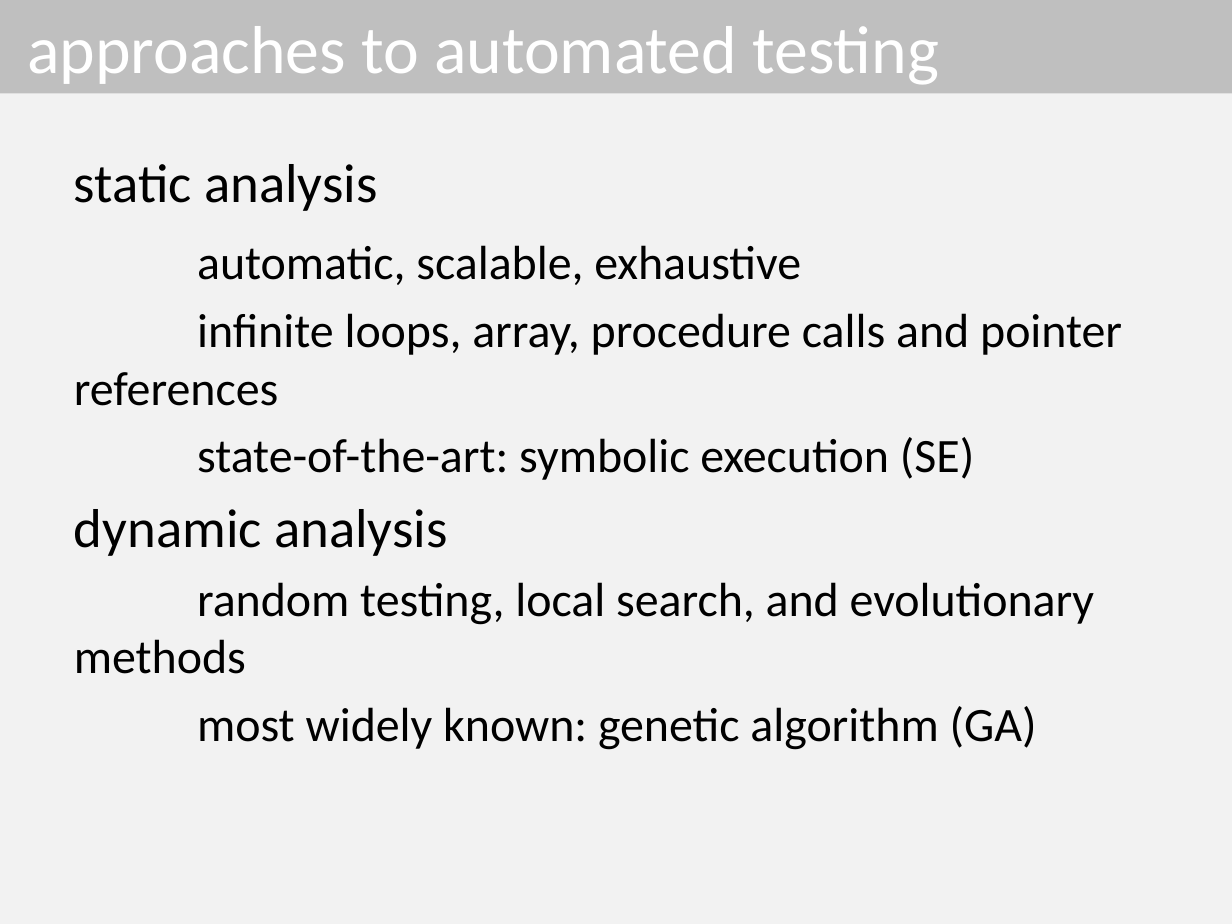
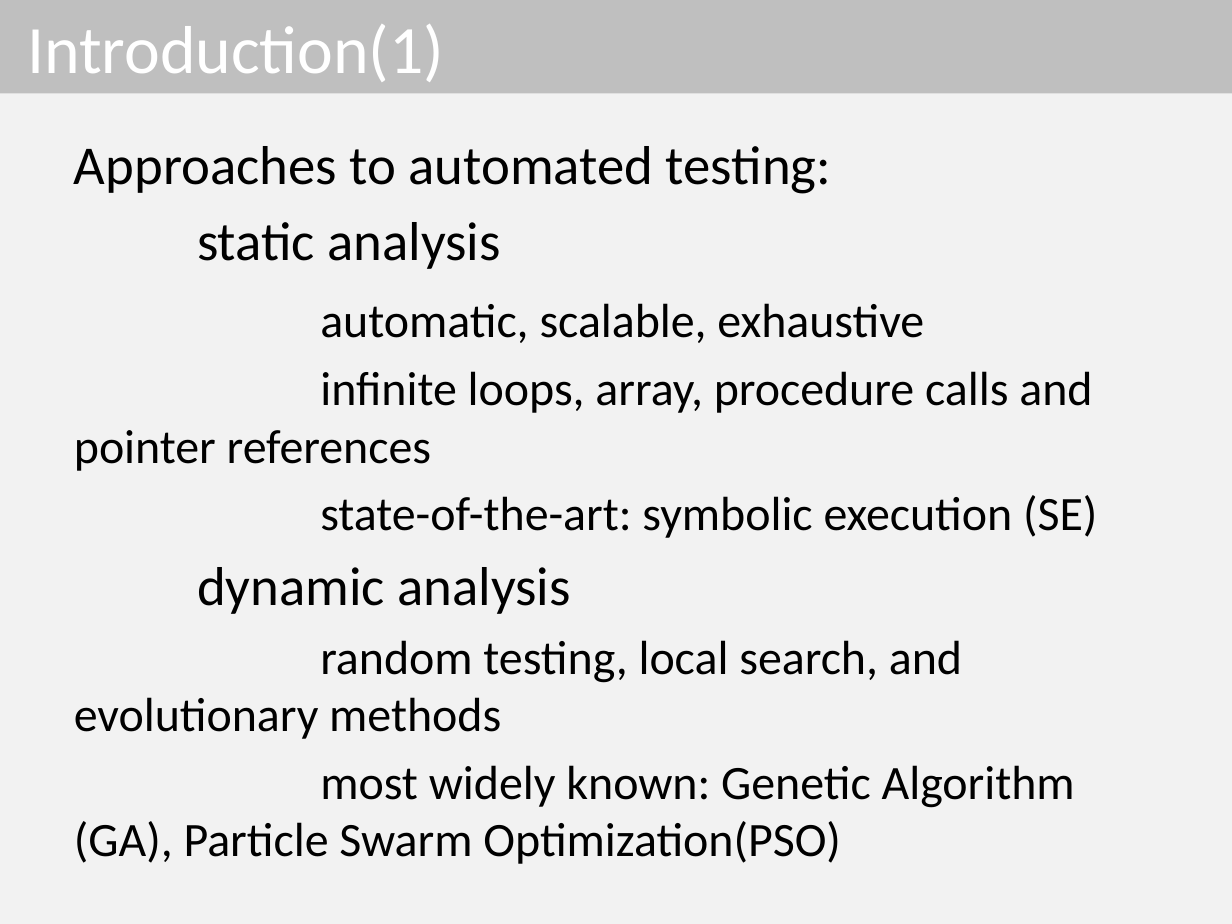
Before and after one commit to dinhngocthi/GAsource, a slide deck: slide 3 of CFT4CUnitSrc/src/report/PPSO_Presentation.pptx (slide 4 before the commit). Drawn at 1232x924 pixels with LibreOffice and Linux fonts; fonts in the diff are those of the drawing. Boxes give left, top, right and bottom in pixels: in the first picture for what was removed or moved away, otherwise in the second. Text is boxed around its words. In the diff, an @@ line names an element or a change of style, - is before the commit and + after.

```diff
--- a/CFT4CUnitSrc/src/report/PPSO_Presentation.pptx
+++ b/CFT4CUnitSrc/src/report/PPSO_Presentation.pptx
@@ title at <box>27,24,444,82</box>: text changed @@
-approaches to automated testing
+Introduction(1)
@@ text "Approaches to automated testing:": place and size @@
-text "Approaches to automated testing:" at <box>74,164,1122,750</box>
+text "Approaches to automated testing:" at <box>74,146,1097,864</box>
@@ text at <box>74,146,831,194</box>: paragraph added @@
+Approaches to automated testing:
@@ text at <box>74,765,1075,864</box>: text changed @@
-most widely known: genetic algorithm (GA)
+most widely known: Genetic Algorithm (GA), Particle Swarm Optimization(PSO)
```
Also in this commit, not shown: 2 other slides changed, 2 slides added, 4 slides removed, 1 other file.
